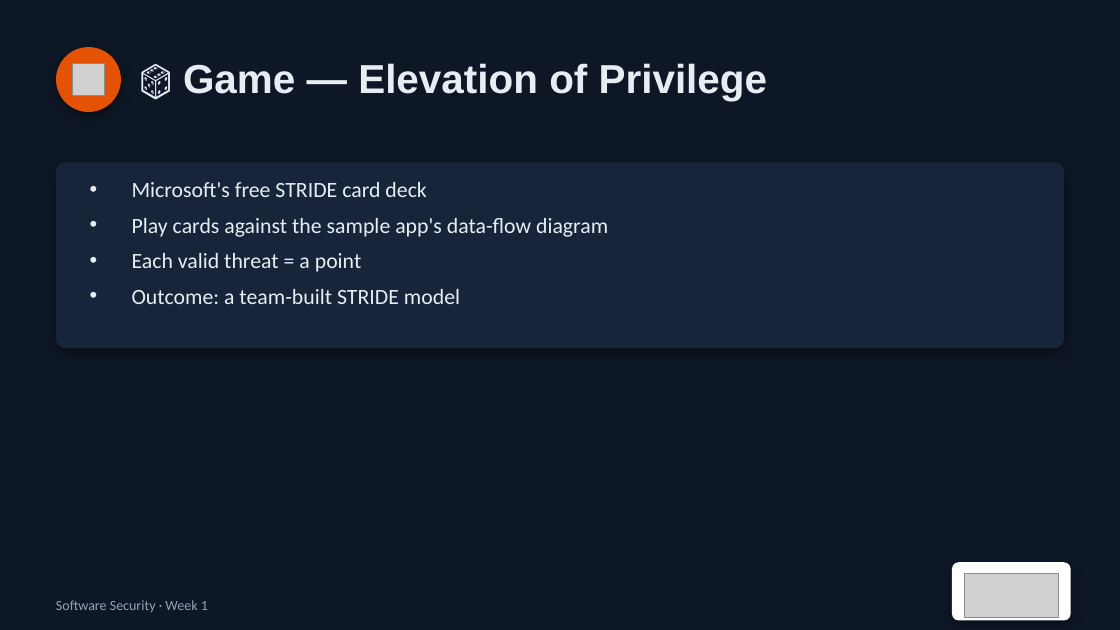
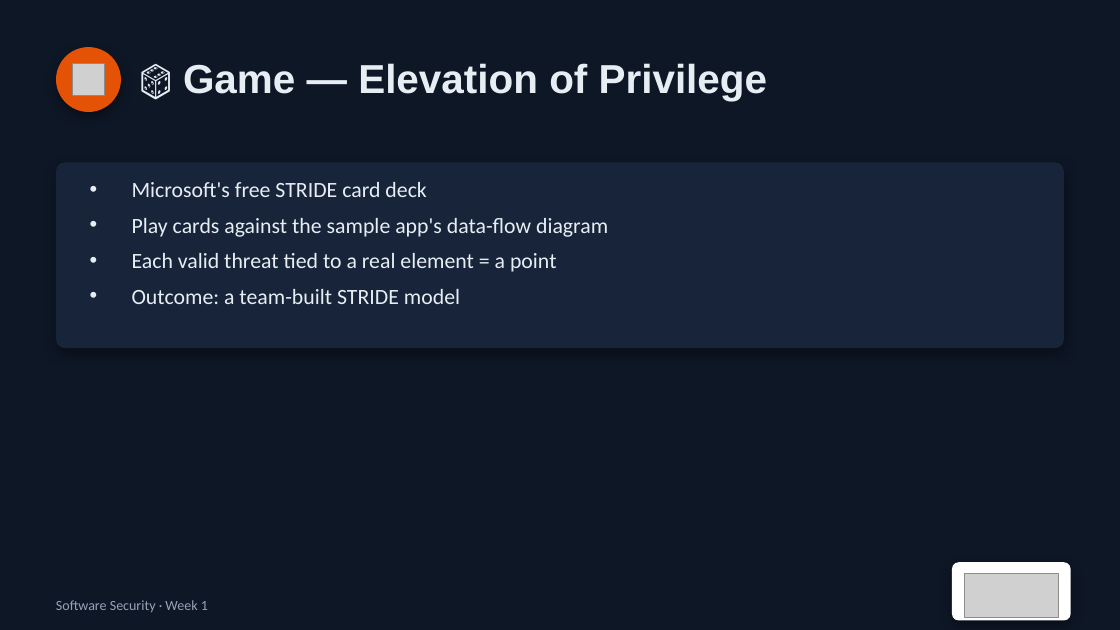
Before and after one commit to nutthakorn7/software-security, a slide deck: slide 12 of slides/pptx/week01.pptx (slide 11 before the commit). Drawn at 1120x630 pixels with LibreOffice and Linux fonts; fonts in the diff are those of the drawing; grey boxes stand for pictures. Boxes give left, top, right and bottom in pixels: in the first picture for what was removed or moved away, otherwise in the second. Text is boxed around its words. In the diff, an @@ line names an element or a change of style, - is before the commit and + after.

```diff
--- a/slides/pptx/week01.pptx
+++ b/slides/pptx/week01.pptx
@@ text at bbox=[132, 253, 557, 272]: text changed @@
-• Each valid threat = a point
+• Each valid threat tied to a real element = a point
```
Also in this commit, not shown: 4 other slides changed, 2 slides added, 1 slide removed, 2 other files.
